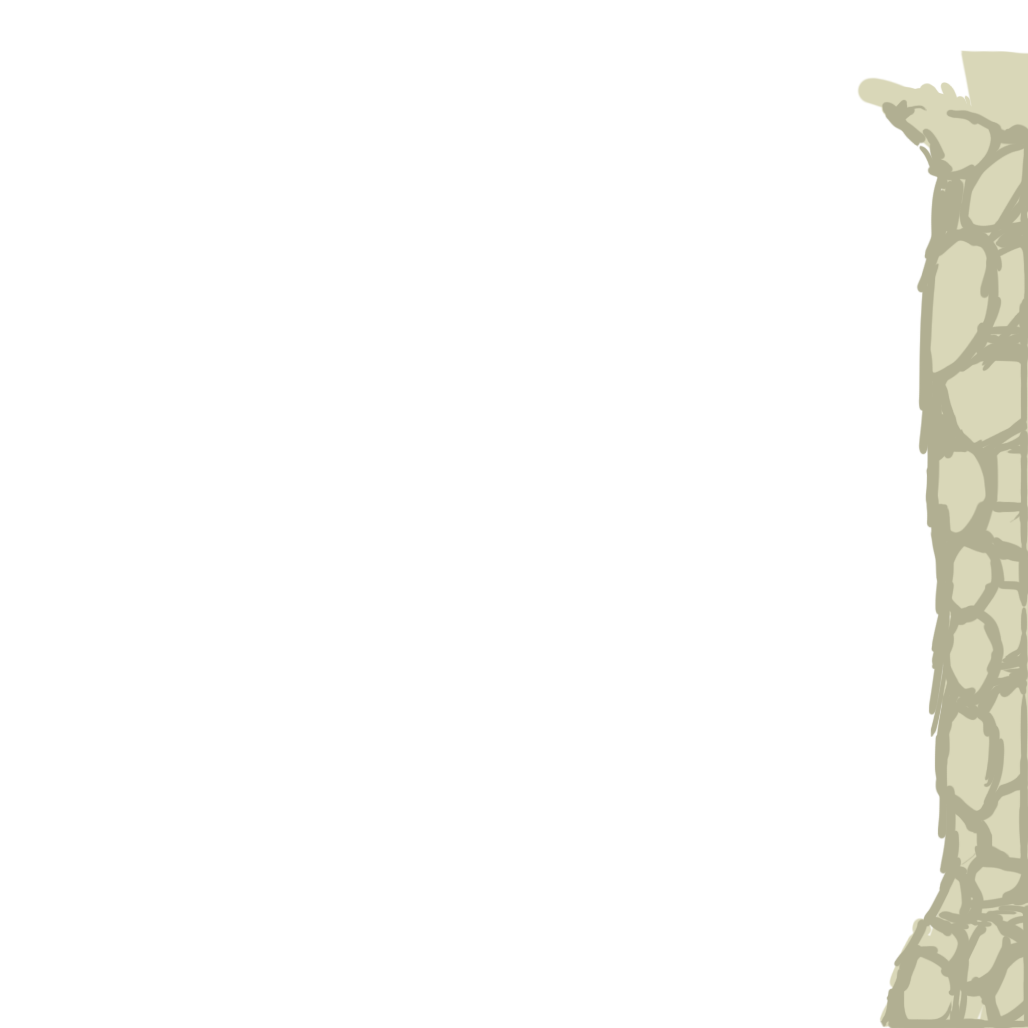
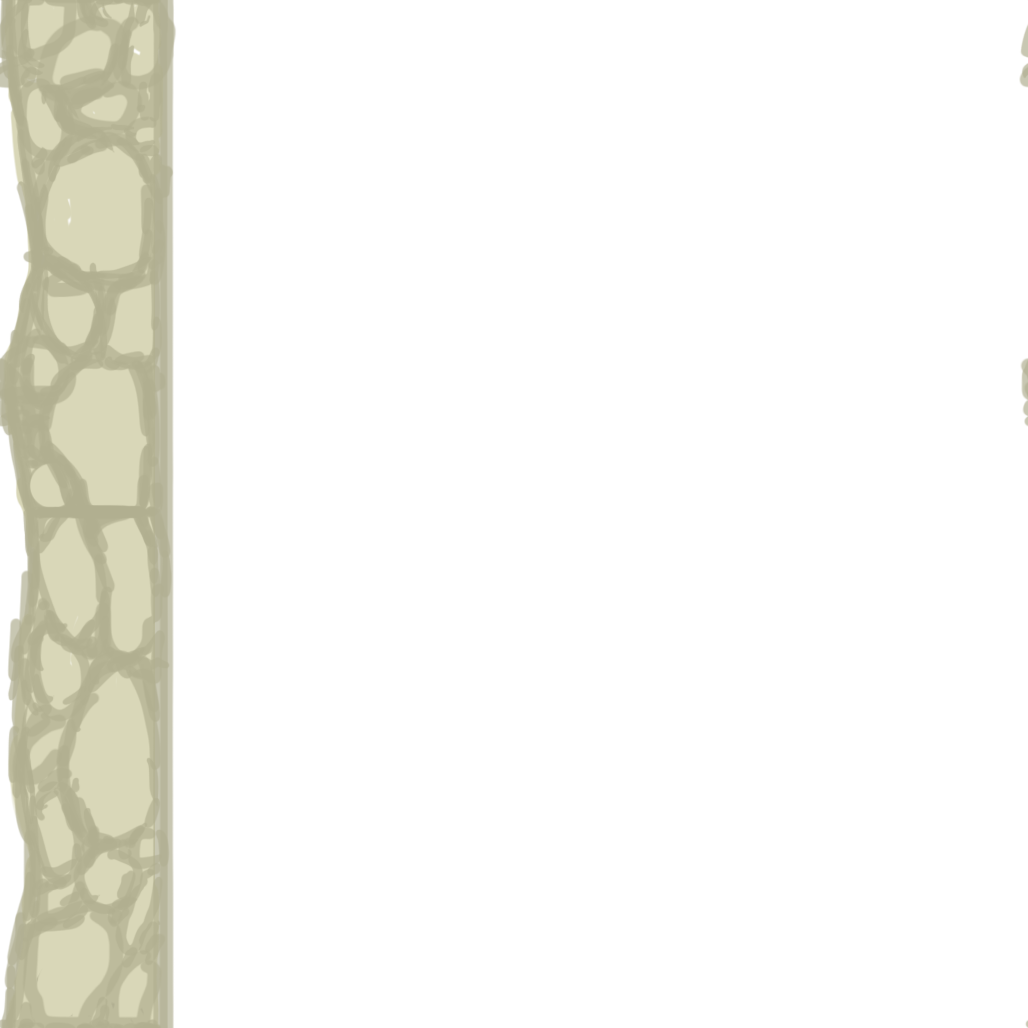
The second 1028 x 1028 image is a revision of the first. Changes to its layers:
"Layer 3": blend normal → luminosity, painted on it over <box>0,0,1028,1028</box>
removed layer "Layer 4" over <box>857,52,1028,933</box>
painted on "Layer 2" over <box>2,0,1028,1028</box>
